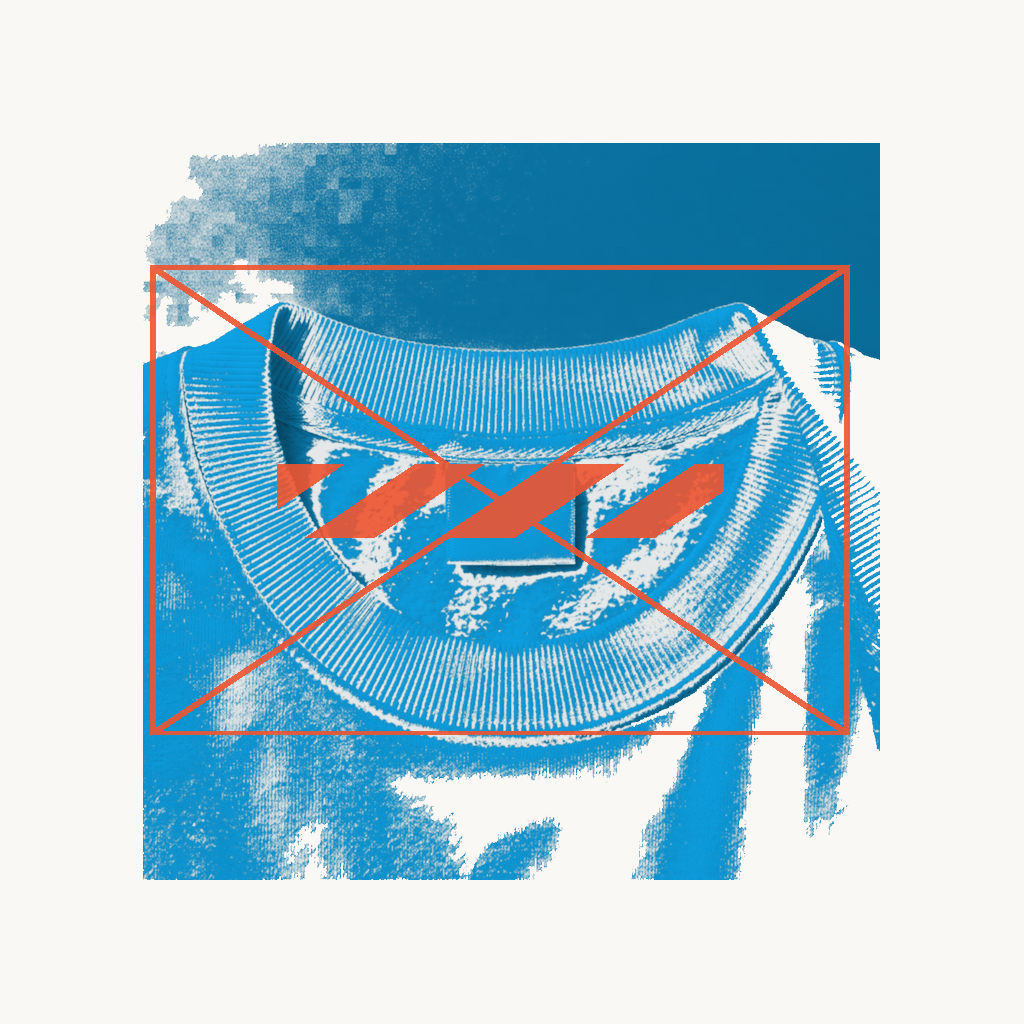
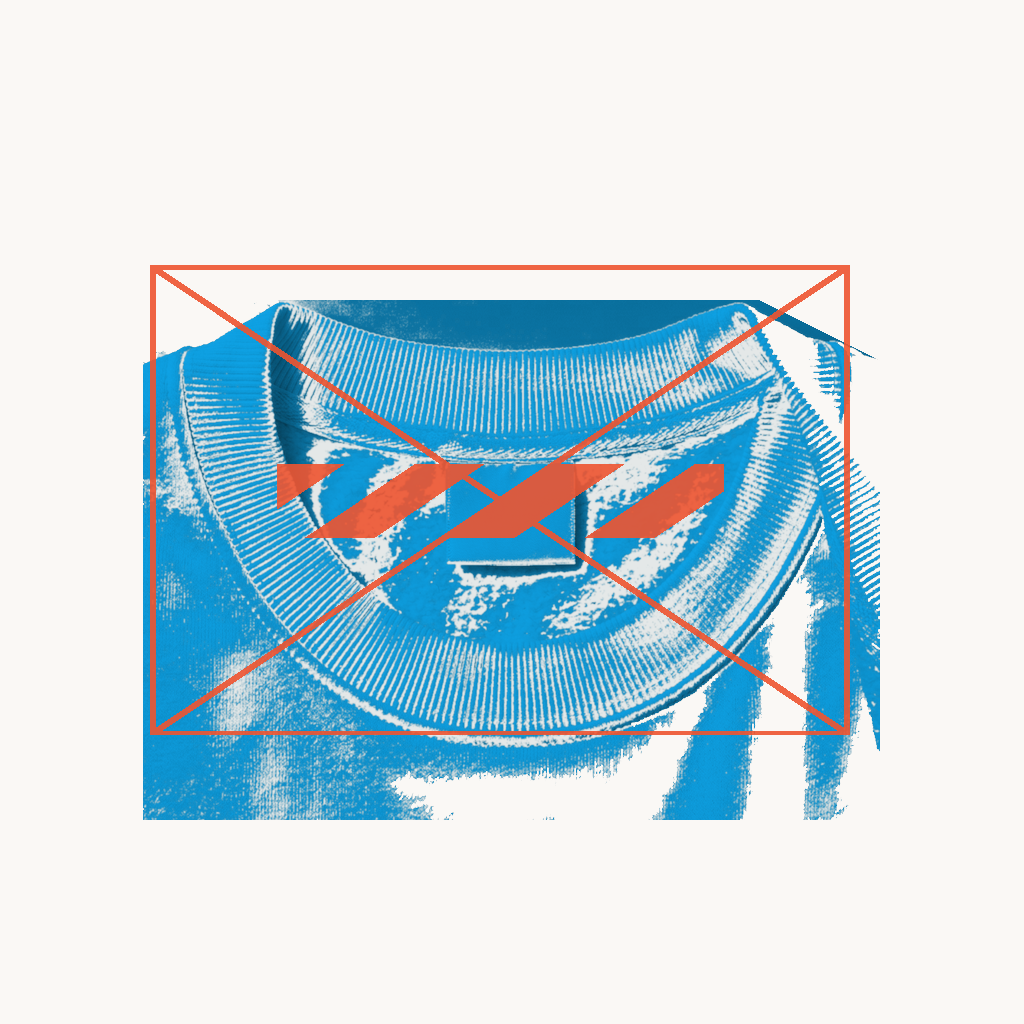
Revision of a layered 1024px x 1024px image; what changed, layer by layer:
painted on "10 Product Base - hoodie - sky-blue - neck-label" over [143, 143, 880, 880]